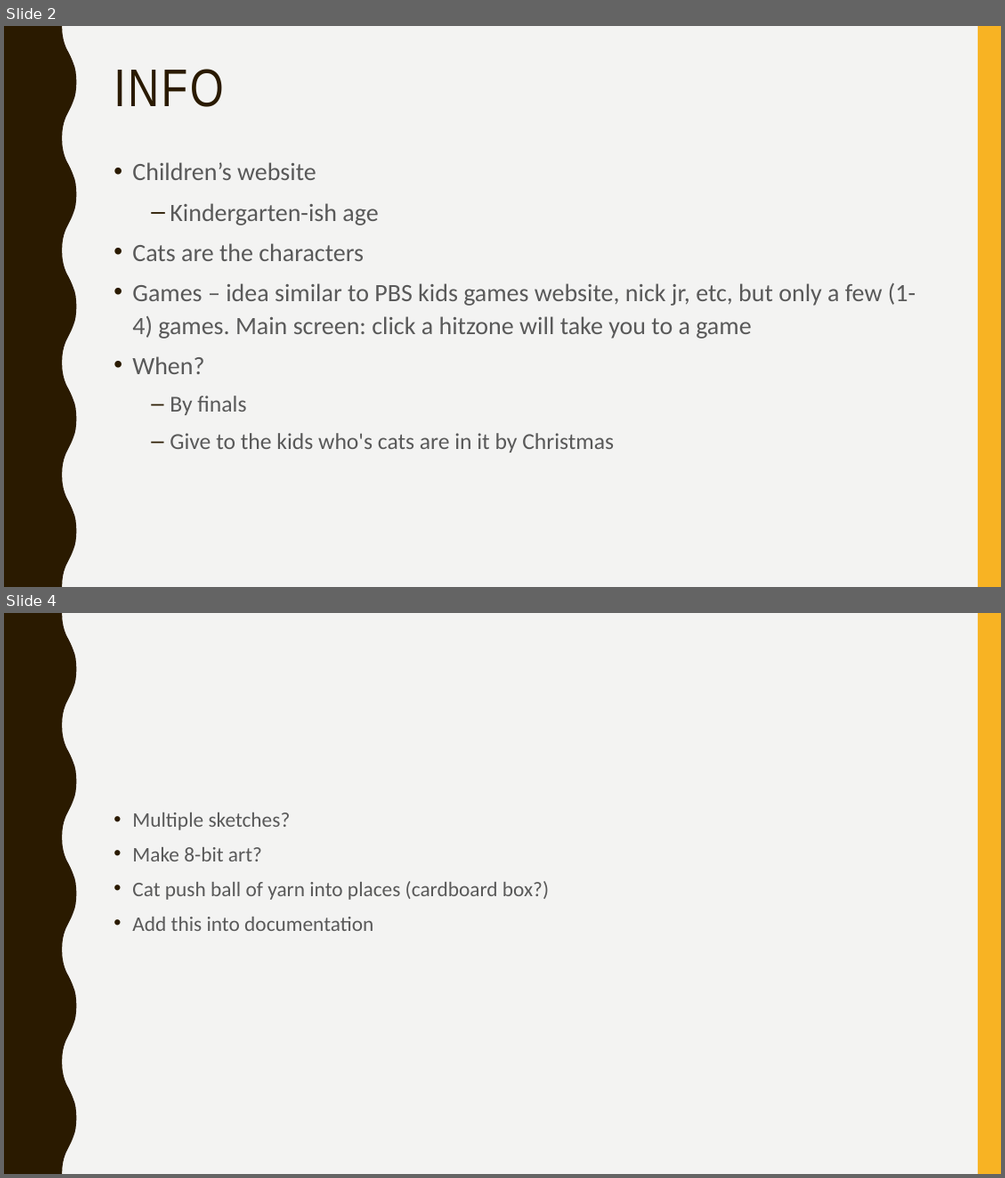
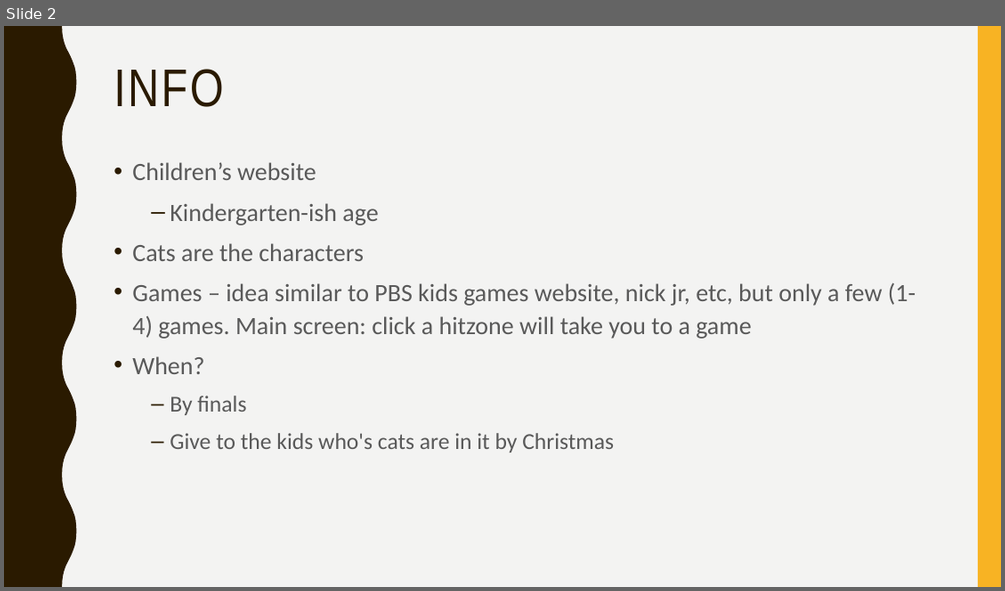
Before and after one commit to hannawollin/CIM440, a slide deck: CC440.pptx. Shown one above the other, each under a label of ours: slides 2 and 4 before the commit, slide 2 after it; the slides between them are not shown. The pictures are 1005x1178 and 1005x591 pixels, drawn with LibreOffice and Linux fonts; fonts in the diff are those of the drawing. Boxes give left, top, right and bottom in pixels: in the first picture for what was removed or moved away, otherwise in the second. Text is boxed around its words. In the diff, an @@ line names an element or a change of style, - is before the commit and + after.

```diff
--- a/CC440.pptx
+++ b/CC440.pptx
@@ slide 4 removed at (x1=4, y1=613, x2=1001, y2=1174), background #F3F3F2; not listed: 2 template elements that a slide beside it also shows @@
@@ text removed at (x1=132, y1=812, x2=549, y2=931) @@
-• Multiple sketches?
-• Make 8-bit art?
-• Cat push ball of yarn into places (cardboard box?)
-• Add this into documentation
```
Also in this commit, not shown: 1 slide changed, 11 other files.
